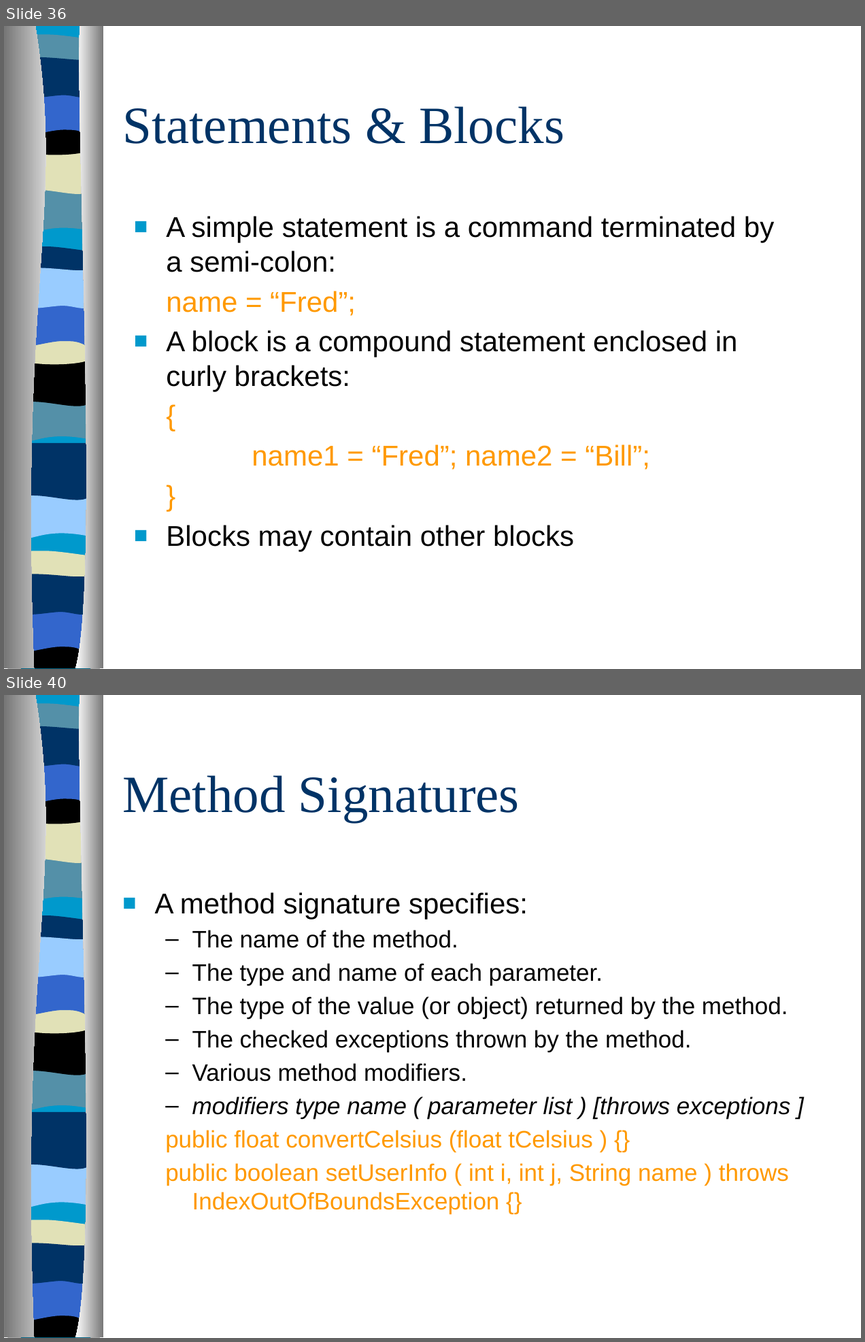
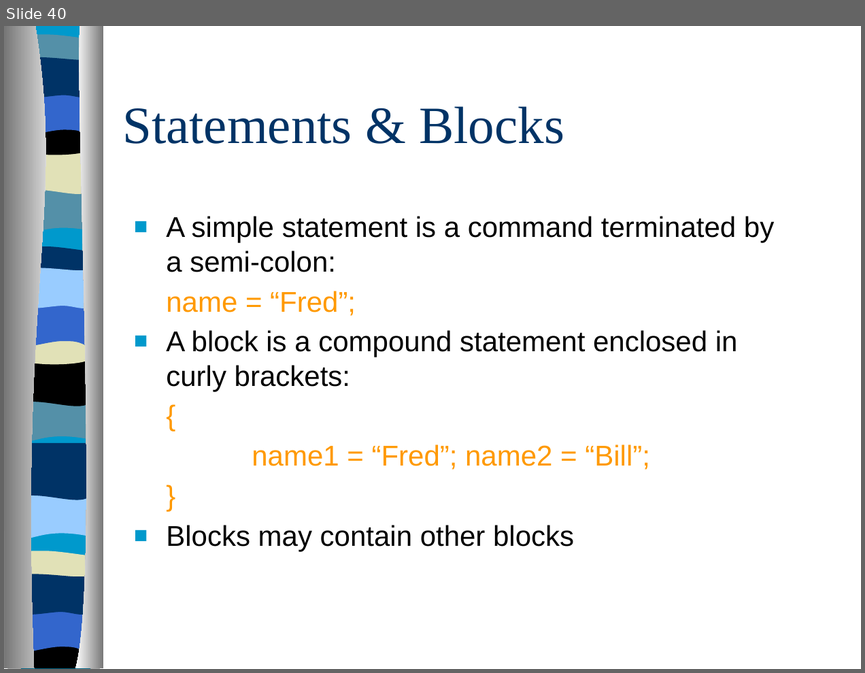
Before and after one commit to poonamtiwari01/CoreJava, a slide deck: CoreJava1.pptx. Shown one above the other, each under a label of ours: slides 36 and 40 before the commit, slide 40 after it; the slides between them are not shown. The pictures are 865x1342 and 865x673 pixels, drawn with LibreOffice and Linux fonts; fonts in the diff are those of the drawing. Boxes give left, top, right and bottom in pixels: in the first picture for what was removed or moved away, otherwise in the second. Text is boxed around its words. In the diff, an @@ line names an element or a change of style, - is before the commit and + after.

```diff
--- a/CoreJava1.pptx
+++ b/CoreJava1.pptx
@@ slide 40 removed at [4, 695, 861, 1338], background #FFFFFF; not listed: 21 template elements that a slide beside it also shows @@
@@ title removed at [122, 775, 519, 822] @@
-Method Signatures
@@ text removed at [155, 892, 790, 1214] @@
-■ A method signature specifies:
-  – The name of the method.
-  – The type and name of each parameter.
-  – The type of the value (or object) returned by the method.
-  – The checked exceptions thrown by the method.
-  – Various method modifiers.
-  – modifiers type name ( parameter list ) [throws exceptions ]
-  public float convertCelsius (float tCelsius ) {}
-  public boolean setUserInfo ( int i, int j, String name ) throws IndexOutOfBoundsException {}
@@ what was slide 36 is now slide 40 @@
```
Also in this commit, not shown: 4 slides changed, 6 slides added, 3 other slides removed.
